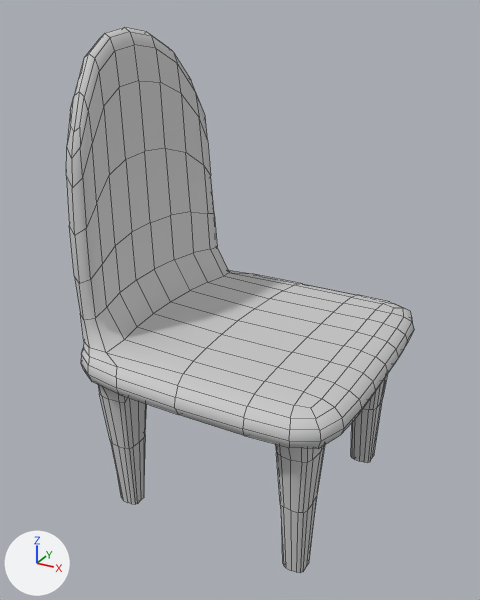
Renders of the FBX model Assets/02_ASSETS/Models/Chair_Model.FBX from each side of a commit.
Camera for both pictures: a 50 mm lens placed at (0.392, -0.773, 0.692), pointed at (-0.026, -0.013, 0.312). The lights are fixed; the arrows at lower left show +X, +Y and +Z. Mesh edges are drawn as thin lines. Where no turn or scale is listed for an object, it has been applied to the vertices.

The older version as bpy lines, for what is in view:
```python
me_mesh = bpy.data.meshes.new('Mesh')
me_mesh.from_pydata(...)  # 832 vertices, 830 faces; spans x -0.229..0.191, y -0.206..0.209, z 0.0..0.668
me_mesh.materials.append(mat_materialdev_material)  # light grey #cacaca
ob_chair_model = bpy.data.objects.new('Chair_Model', me_mesh)
ob_chair_model.location = (0.0, 0.0, 0.0)
```
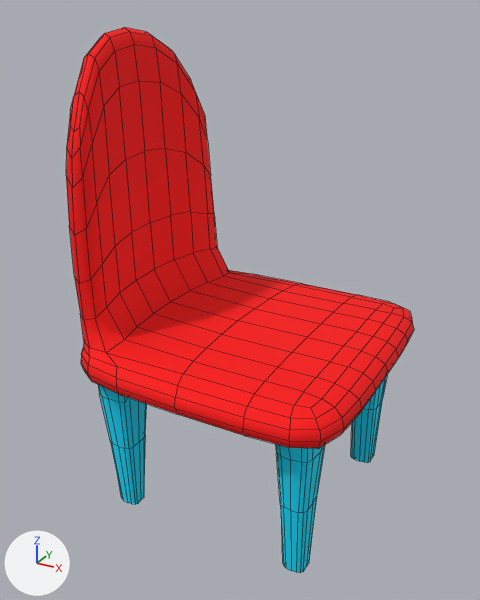
Location of each change, [x1, y1, x2, y2] in pixels of the pictures (480 x 600 px):
part 1 of me_mesh, recoloured (grey to red): [66, 27, 414, 449] in both
part 2 of me_mesh, recoloured (grey to cyan): [98, 385, 147, 504] in both
part 3 of me_mesh, recoloured (grey to cyan): [275, 444, 325, 573] in both
part 4 of me_mesh, recoloured (grey to cyan): [351, 374, 388, 463] in both

What the commit changed:
Material 'Material #26' (mat_material__26) is new.
Its base color is (0.973, 0.0, 0.0) (red #fc0000).
Its roughness is 0.859.
Material 'Material #25' (mat_material__25) is new.
Its base color is (0.0, 0.729, 1.0) (cyan #00deff).
Its roughness is 0.859.
me_mesh has 832 vertices, 830 faces and spans x -0.229..0.191, y -0.206..0.209, z 0.0..0.668.
me_mesh is used by ob_chair_model.
me_mesh part 1: 570 of the faces centred in x -0.227..0.189, y -0.203..0.206, z 0.221..0.662 switch from mat_materialdev_material (light grey #cacaca) to mat_material__26 (red #fc0000).
me_mesh part 2: 65 of the faces centred in x -0.178..-0.121, y -0.169..-0.104, z 0.0..0.222 switch from mat_materialdev_material (light grey #cacaca) to mat_material__25 (cyan #00deff).
me_mesh part 3: 65 of the faces centred in x 0.103..0.154, y -0.171..-0.102, z 0.0..0.222 switch from mat_materialdev_material (light grey #cacaca) to mat_material__25 (cyan #00deff).
me_mesh part 4: 65 of the faces centred in x 0.101..0.156, y 0.101..0.174, z 0.0..0.222 switch from mat_materialdev_material (light grey #cacaca) to mat_material__25 (cyan #00deff).
